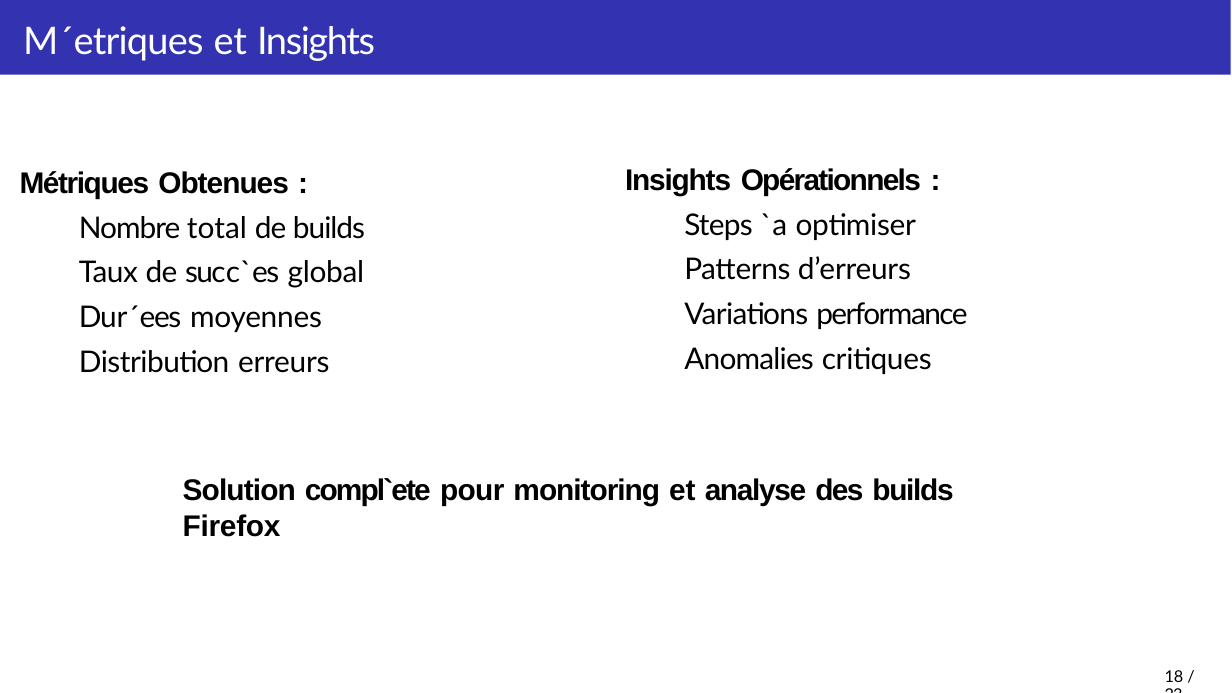
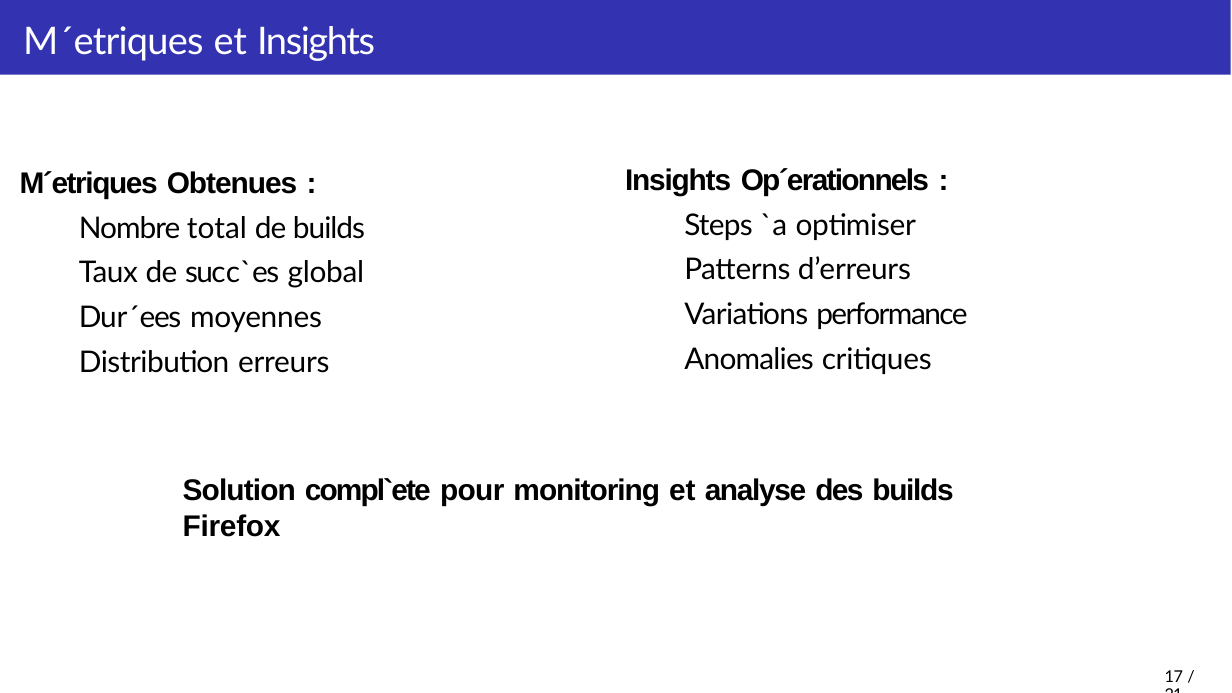
Before and after one commit to Moncif-M/ELK-Firefox-logs-ingestion, a slide deck: slide 17 of presentation.pptx (slide 18 before the commit). Drawn at 1232x693 pixels with LibreOffice and Linux fonts; fonts in the diff are those of the drawing; background and template pictures are left out. Boxes give left, top, right and bottom in pixels: in the first picture for what was removed or moved away, otherwise in the second. Text is boxed around its words. In the diff, an @@ line names an element or a change of style, - is before the commit and + after.

```diff
--- a/presentation.pptx
+++ b/presentation.pptx
@@ text at (x1=20, y1=171, x2=365, y2=373): text changed @@
-Métriques Obtenues : Nombre total de builds Taux de succ`es global Dur´ees moyennes Distribution erreurs
+M´etriques Obtenues : Nombre total de builds Taux de succ`es global Dur´ees moyennes Distribution erreurs
@@ text at (x1=625, y1=168, x2=967, y2=374): text changed @@
-Insights Opérationnels : Steps `a optimiser Patterns d’erreurs Variations performance Anomalies critiques
+Insights Op´erationnels : Steps `a optimiser Patterns d’erreurs Variations performance Anomalies critiques
@@ page number at (x1=1165, y1=670, x2=1184, y2=682): text changed @@
-18 / 23
+17 / 21
```
Also in this commit, not shown: 15 other slides changed, 2 slides removed.
